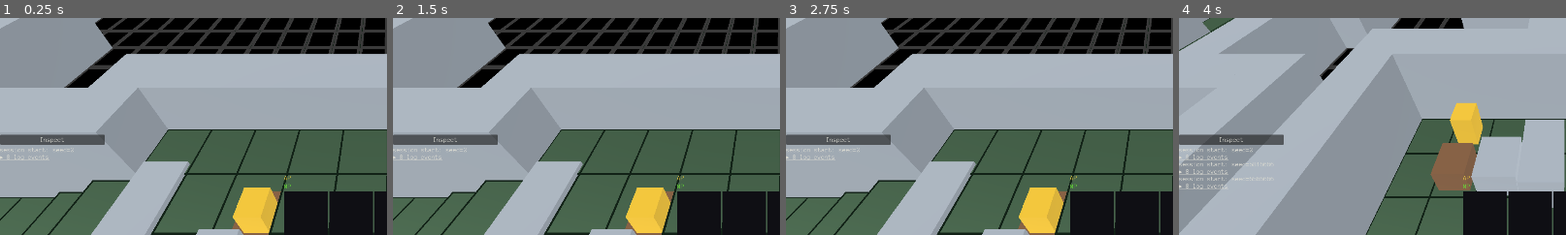
Above: before the commit, frames 1-4 (left to right).
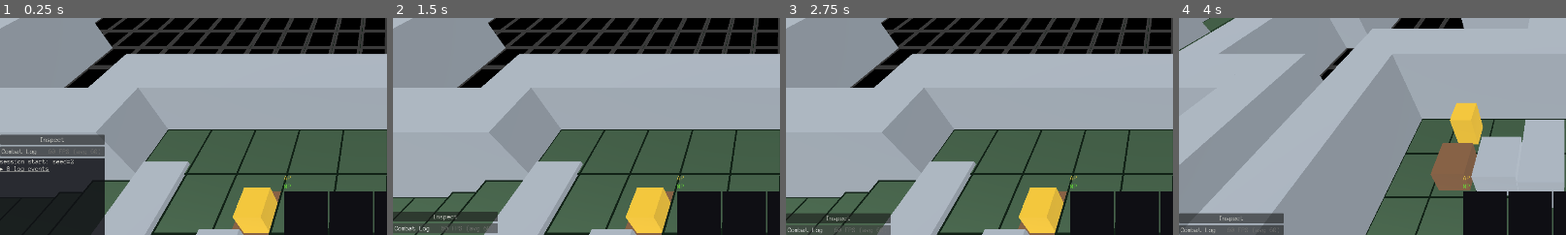
Above: after the commit, the same moments.

Repository: NotUserFriendly/HulkBreakers
Game: Godot game, scene res://src/view/battle_scene.tscn
The game is run twice, just before and just after one commit, with the same random seed, the same clock (stepped at 60 frames per second) and the same inputs.
Inputs (mouse positions are % of the whole screen's width and height, from its top left):
- Up to frame 1 (0.25 s): no input
- Up to frame 2 (1.5 s): click (7, 81) at 0.5 s, where only the run after the commit has a clickable "Combat Log"; click (7, 99) at 1.25 s, where only the run after the commit has a clickable "Combat Log"
- Up to frame 3 (2.75 s): click (7, 98) at 2 s, where only the run after the commit has a clickable "Combat Log"
- Up to frame 4 (4 s): click "New Battle" at 2.75 s; click "New Battle" at 3.5 s
The pictures show only the part of the screen within x 0-50%, y 50-100%; the shares and areas given below are measured in that part.

The runs differ from the first frame. In frame 1, 11% of the frame differs, in the area x 0-28%, y 58-100%; in frame 2, 3.6%; in frame 3, 3.7%; in frame 4, 4.6%.

Commit message:
Taskblock 41 Pass F: the combat log becomes a window, with a framerate on it
A session opener, not a definition of done — something concrete to react to.
CombatLogPanel: title bar reading "Combat Log", click to minimize, drag the bar
to resize vertically, a real background, scroll hand-off at the content's ends,
and a live FPS readout.

Everything with a real rule lives outside the chrome and is headlessly tested,
which is why there are no acceptance tests on the panel itself:
  - FpsMeter — instantaneous plus a rolling average over a TIME-bounded window,
    so one second means one second at 5 FPS and at 500 FPS alike. The average
    is frame count over elapsed time, not a mean of per-frame rates; the mean
    over-weights short frames and would read ~109 where the real rate is ~57,
    exactly when a hitch made it matter. Pinned in a test.
  - LogScrollHandoff — the wheel falls through to the camera at the ends of the
    content. The bottom is max_value - page, not max_value; getting that wrong
    makes the hand-off fire a page early and reads as the log refusing to
    scroll its last screenful.

docs/09 now records that FpsDumpSink and this readout are SUPPOSED to disagree
and must not be reconciled: the dump samples past the boundary hitch to answer
"is the game slow in general", the readout shows the hitch as it happens, and
the gap between them is the only signal distinguishing BR26.02 from BR27.09.

BR34.02 is answered structurally — the panel has a real background, so it is
honest about the space it occupies — but NOT closed. It is SUPERVISOR-owned.
The mouse-filter audit test needed teaching for this: its rule is "a Control
that renders NOTHING must not eat clicks", so it now recognises a script-
defined _gui_input override and a genuinely visible background, while still
catching an invisible container at STOP.

Two layout bugs found by RENDERING, neither visible to any headless assertion —
the gap docs/09 now describes: a PanelContainer sizes every child to fill, so
the readout stacked under the log instead of overlaying it; and
PRESET_TOP_RIGHT bakes offsets from a zero-width Label, so it then grew off the
panel and over the board. It ended up in the title bar, the one strip with no
content to collide with — at the panel's real width the body's top-right corner
is exactly where the first log line sits.

SpectatorOverlay deliberately still uses its own bare label; converting it is
part of the live iteration this pass exists to open, not a silent extra.

Suite 2183/2183 (2168 before; 15 new).

Diff:
--- /dev/null
+++ b/src/logic/fps_meter.gd
@@ -0,0 +1,87 @@
+class_name FpsMeter
+extends RefCounted
+
+## taskblock-41 Pass F: the arithmetic behind the on-screen FPS readout —
+## instantaneous AND a rolling average over a short window. Pure logic, no
+## SceneTree: there is no real framerate headless, but "given these frame
+## deltas, what does the readout say" is exactly the kind of rule that must be
+## testable without rendering (CLAUDE.md's own golden rule).
+##
+## ## This is SUPPOSED to disagree with `FpsDumpSink`
+## `FpsDumpSink` samples deliberately LATE — a fixed delay after `turn_start`,
+## past the turn-boundary hitch and into settled steady state — because it
+## answers "is the game slow in general," for CC to grep out of `combat.log`.
+## This answers the opposite question: it shows the hitch AS IT HAPPENS, for a
+## human watching the screen.
+##
+## **The divergence is intended and must not be reconciled.** When the two
+## agree, that is a positive indicator. When they disagree, the disagreement is
+## itself the clue — the gap between them measures transient cost that neither
+## number shows alone. Do not "fix" the discrepancy; see docs/09.
+
+## The rolling window, in seconds. One second is a reasonable starting point —
+## long enough to be readable, short enough that a real hitch still moves it.
+## Flagged and tunable (CLAUDE.md: never invent a final balance number).
+const DEFAULT_WINDOW_SECONDS := 1.0
+## A delta of zero (or worse) would divide by zero on the way to a frame rate.
+## Dropped rather than clamped: a zero-length frame is a measurement error, and
+## inventing a rate for it would quietly bias the average.
+const MIN_VALID_DELTA := 0.000001
+
+var window_seconds: float
+
+## Frame deltas inside the current window, oldest first, with their running
+## total kept alongside so `average()` never re-walks the whole window.
+var _deltas: Array[float] = []
+var _window_total := 0.0
+var _last_delta := 0.0
+
+
+func _init(p_window_seconds: float = DEFAULT_WINDOW_SECONDS) -> void:
+	window_seconds = p_window_seconds
+
+
+## Feeds one frame's delta. Deltas older than `window_seconds` fall out the
+## back, so the average always describes the last second of real time rather
+## than the last N frames — at 5 FPS and at 500 FPS it means the same thing.
+func sample(delta: float) -> void:
+	if delta < MIN_VALID_DELTA:
+		return
+	_last_delta = delta
+	_deltas.append(delta)
+	_window_total += delta
+	while _deltas.size() > 1 and _window_total - _deltas[0] >= window_seconds:
+		_window_total -= _deltas[0]
+		_deltas.remove_at(0)
+
+
+## The most recent frame's rate. This is the number that spikes on a hitch —
+## the whole reason a continuous readout exists alongside the dumps.
+func instantaneous() -> float:
+	return 0.0 if _last_delta < MIN_VALID_DELTA else 1.0 / _last_delta
+
+
+## Frames per second across the window: frame COUNT over elapsed time, not the
+## mean of per-frame rates. Those differ, and only this one is a frame rate —
+## averaging rates over-weights short frames and would read high exactly when
+## a hitch made it matter.
+func average() -> float:
+	if _deltas.is_empty() or _window_total < MIN_VALID_DELTA:
+		return 0.0
+	return _deltas.size() / _window_total
+
+
+func sample_count() -> int:
+	return _deltas.size()
+
+
+func reset() -> void:
+	_deltas.clear()
+	_window_total = 0.0
+	_last_delta = 0.0
+
+
+## What the readout draws. Both numbers, always — a single blended figure would
+## hide precisely the gap this is for.
+func readout_text() -> String:
+	return "%.0f FPS (avg %.0f)" % [instantaneous(), average()]
--- /dev/null
+++ b/src/logic/log_scroll_handoff.gd
@@ -0,0 +1,44 @@
+class_name LogScrollHandoff
+extends RefCounted
+
+## taskblock-41 Pass F: "scrolling while hovered scrolls the log; at the top or
+## bottom of the content it falls through to the camera rather than
+## dead-stopping."
+##
+## The threshold rule, split out from the panel so it is testable without a
+## scene tree, a mouse, or a camera — the panel does the plumbing, this decides.
+##
+## The failure this prevents is subtle: a panel that always consumes the wheel
+## turns "I scrolled to the bottom and kept scrolling" into a dead zone over
+## part of the screen, and the user's next instinct is that zoom is broken.
+
+## Scrolling UP means moving toward the START of the content.
+enum Direction { UP, DOWN }
+
+
+## True if the log itself should consume this wheel event; false if it should
+## fall through to whatever is behind it (the camera).
+##
+## `scroll_value` is the scrollbar's current position, `max_value` its maximum,
+## `page` the visible span (Godot's `ScrollBar.page` — the scrollbar reaches
+## `max_value - page` when it is at the bottom, NOT `max_value`, which is the
+## detail this rule exists to get right).
+static func consumes(
+	direction: Direction, scroll_value: float, max_value: float, page: float
+) -> bool:
+	# Content shorter than the viewport: there is nothing to scroll, so every
+	# wheel event belongs to the camera. Without this, a nearly-empty log would
+	# silently eat the wheel over its own rect.
+	if max_value <= page:
+		return false
+	if direction == Direction.UP:
+		return scroll_value > 0.0
+	return scroll_value < max_value - page
+
+
+## Convenience for the panel: reads the live scrollbar rather than making every
+## call site pull three numbers off it in the right order.
+static func consumes_scrollbar(direction: Direction, bar: ScrollBar) -> bool:
+	if bar == null:
+		return false
+	return consumes(direction, bar.value, bar.max_value, bar.page)
--- /dev/null
+++ b/src/view/combat_log_panel.gd
@@ -0,0 +1,186 @@
+class_name CombatLogPanel
+extends VBoxContainer
+
+## taskblock-41 Pass F: the combat log becomes a real window — a title bar, a
+## minimize toggle, drag-to-resize by the bar, a genuine background, scroll
+## hand-off at the content's ends, and a live FPS readout drawn over it.
+##
+## **This is a session opener, not a definition of done.** Window chrome is
+## normally settled by rapid back-and-forth with the supervisor rather than
+## spec'd up front, so this is deliberately something concrete to react to. The
+## numbers below are flagged starting positions, not decisions.
+##
+## Everything with a real rule lives outside this class and is unit-tested
+## headlessly — `LogScrollHandoff` decides the wheel, `FpsMeter` does the
+## arithmetic. What is left here is plumbing, which is why there are no
+## acceptance tests on the chrome itself.
+##
+## **BR34.02 is answered structurally, not closed.** That entry (SUPERVISOR-
+## owned) says one of two things must change: the log gets a visible background,
+## or its transparent region stops eating clicks. This gives it a real
+## background, so the panel is now honest about the space it occupies — but the
+## call is the supervisor's and CC does not close it.
+
+## Emitted on every minimize/restore, so a future layout can react to the
+## panel's own collapse without polling it.
+signal minimized_changed(is_minimized: bool)
+
+## Starting geometry. Flagged/tunable — resize is interactive anyway, so these
+## only set where it opens.
+const DEFAULT_HEIGHT := 220.0
+const MIN_HEIGHT := 64.0
+const MAX_HEIGHT := 640.0
+const TITLE_BAR_HEIGHT := 22.0
+const TITLE := "Combat Log"
+## The bar is the resize grip as well as the title, so it wants a little more
+## than a text row's worth of height to be an easy target.
+const BACKGROUND_ALPHA := 0.82
+
+## Drawn ON the panel rather than emitted INTO the stream: a per-frame FPS
+## event would drown the log it sits on (tb35 A1 already established the log is
+## for greppable dumps, not a continuous readout).
+const FPS_MARGIN := Vector2(8.0, 4.0)
+
+var log_label: RichTextLabel
+var title_bar: Button
+var fps_label: Label
+
+var _meter := FpsMeter.new()
+var _body: PanelContainer
+var _minimized := false
+var _dragging := false
+var _drag_start_y := 0.0
+var _drag_start_height := 0.0
+
+
+func _init() -> void:
+	custom_minimum_size = Vector2(0, DEFAULT_HEIGHT)
+	# The panel is a real, opaque-ish surface now, so it must take its own
+	# clicks — but only over the rect it actually draws. Children that render
+	# nothing still set IGNORE individually (the BR31.01/BR34.02 class of bug).
+	mouse_filter = Control.MOUSE_FILTER_STOP
+
+	title_bar = Button.new()
+	title_bar.text = TITLE
+	title_bar.custom_minimum_size = Vector2(0, TITLE_BAR_HEIGHT)
+	title_bar.alignment = HORIZONTAL_ALIGNMENT_LEFT
+	title_bar.focus_mode = Control.FOCUS_NONE
+	title_bar.tooltip_text = "Click to minimize/restore. Drag to resize."
+	title_bar.pressed.connect(toggle_minimized)
+	title_bar.gui_input.connect(_on_title_bar_input)
+	add_child(title_bar)
+
+	_body = PanelContainer.new()
+	_body.size_flags_vertical = Control.SIZE_EXPAND_FILL
+	var style := StyleBoxFlat.new()
+	style.bg_color = Color(
+		HulkTheme.BACKGROUND.r, HulkTheme.BACKGROUND.g, HulkTheme.BACKGROUND.b, BACKGROUND_ALPHA
+	)
+	_body.add_theme_stylebox_override("panel", style)
+	add_child(_body)
+
+	log_label = RichTextLabel.new()
+	# Preserved verbatim from the overlay this replaced — RTL layout puts the
+	# scrollbar on the left so it never overlaps the text, and autowrap stays
+	# OFF ("scrollable and not word wrapping", runNotes.md).
+	log_label.layout_direction = Control.LAYOUT_DIRECTION_RTL
+	log_label.scroll_following = true
+	log_label.autowrap_mode = TextServer.AUTOWRAP_OFF
+	log_label.mouse_filter = Control.MOUSE_FILTER_STOP
+	_body.add_child(log_label)
+
+	# In the TITLE BAR, right-aligned — not over the log body. Rendering it
+	# revealed the obvious-in-hindsight problem: at this panel's real width the
+	# body's top-right corner is exactly where the first log line sits, so the
+	# readout printed straight through the text. The bar is the one strip of
+	# this panel with no content to collide with. `MOUSE_FILTER_IGNORE` keeps
+	# the click-to-minimize and drag-to-resize on the bar underneath it.
+	#
+	# Anchored right and grown LEFTWARD rather than via `PRESET_TOP_RIGHT`:
+	# that preset bakes offsets from the control's minimum size, zero for a
+	# Label with no text yet, so the readout grew rightward off the panel and
+	# over the board instead. Both of these were found by rendering; neither was
+	# visible to any headless assertion.
+	fps_label = Label.new()
+	fps_label.mouse_filter = Control.MOUSE_FILTER_IGNORE
+	fps_label.anchor_left = 1.0
+	fps_label.anchor_right = 1.0
+	fps_label.anchor_top = 0.0
+	fps_label.anchor_bottom = 1.0
+	fps_label.offset_right = -FPS_MARGIN.x
+	fps_label.grow_horizontal = Control.GROW_DIRECTION_BEGIN
+	fps_label.vertical_alignment = VERTICAL_ALIGNMENT_CENTER
+	fps_label.add_theme_color_override("font_color", HulkTheme.DIM)
+	title_bar.add_child(fps_label)
+
+
+func _ready() -> void:
+	var style := StyleBoxFlat.new()
+	style.bg_color = Color.TRANSPARENT
+	style.content_margin_left = log_label.get_v_scroll_bar().get_combined_minimum_size().x
+	log_label.add_theme_stylebox_override("normal", style)
+
+
+func _process(delta: float) -> void:
+	_meter.sample(delta)
+	fps_label.text = _meter.readout_text()
+
+
+func is_minimized() -> bool:
+	return _minimized
+
+
+## Collapses to just the title bar, so the log can be got out of the way
+## without losing where it is or what it says.
+func toggle_minimized() -> void:
+	_minimized = not _minimized
+	_body.visible = not _minimized
+	custom_minimum_size.y = TITLE_BAR_HEIGHT if _minimized else _drag_start_height_or_default()
+	minimized_changed.emit(_minimized)
+
+
+func _drag_start_height_or_default() -> float:
+	return DEFAULT_HEIGHT if _drag_start_height <= 0.0 else _drag_start_height
+
+
+## Drag the title bar to resize vertically. Deliberately drag-on-the-bar rather
+## than a separate grip: the bar is already the one part of this panel with no
+## content to occlude.
+func _on_title_bar_input(event: InputEvent) -> void:
+	if event is InputEventMouseButton:
+		var button := event as InputEventMouseButton
+		if button.button_index != MOUSE_BUTTON_LEFT:
+			return
+		_dragging = button.pressed
+		if _dragging:
+			_drag_start_y = button.global_position.y
+			_drag_start_height = custom_minimum_size.y
+	elif event is InputEventMouseMotion and _dragging and not _minimized:
+		var motion := event as InputEventMouseMotion
+		# The panel is anchored at the BOTTOM of its column, so dragging the bar
+		# UP (a decreasing y) must make it taller.
+		var delta_y: float = _drag_start_y - motion.global_position.y
+		custom_minimum_size.y = clampf(_drag_start_height + delta_y, MIN_HEIGHT, MAX_HEIGHT)
+
+
+## "Scrolling while hovered scrolls the log; at the top or bottom of the
+## content it falls through to the camera rather than dead-stopping." The
+## threshold itself is `LogScrollHandoff`, headlessly tested — this only
+## decides whether to mark the event handled.
+func _gui_input(event: InputEvent) -> void:
+	if event is not InputEventMouseButton:
+		return
+	var button := event as InputEventMouseButton
+	if not button.pressed:
+		return
+	var direction: LogScrollHandoff.Direction
+	if button.button_index == MOUSE_BUTTON_WHEEL_UP:
+		direction = LogScrollHandoff.Direction.UP
+	elif button.button_index == MOUSE_BUTTON_WHEEL_DOWN:
+		direction = LogScrollHandoff.Direction.DOWN
+	else:
+		return
+	if _minimized:
+		return
+	if LogScrollHandoff.consumes_scrollbar(direction, log_label.get_v_scroll_bar()):
+		accept_event()
--- a/src/view/overlays/squad_control_overlay.gd
+++ b/src/view/overlays/squad_control_overlay.gd
@@ -294,22 +294,14 @@
 	# natively, no per-frame re-assertion. The matching left content margin
 	# below (the scrollbar's own width) stops it from overlapping even the
 	# shared "[T0/TACTICS]" prefix every line starts with.
-	var log_label := RichTextLabel.new()
-	log_label.layout_direction = Control.LAYOUT_DIRECTION_RTL
-	log_label.custom_minimum_size = Vector2(0, 220)
-	log_label.scroll_following = true
-	# runNotes.md: "log needs to both be scrollable and not word wrapping" —
-	# scroll_following/scroll_active above already provide the first half;
-	# this is the actual fix for the second (autowrap defaults to wrapping
-	# at the word boundary, which is what was cutting long lines across
-	# multiple visual rows).
-	log_label.autowrap_mode = TextServer.AUTOWRAP_OFF
-	left_layout.add_child(log_label)
-	var log_style := StyleBoxFlat.new()
-	log_style.bg_color = Color.TRANSPARENT
-	log_style.content_margin_left = log_label.get_v_scroll_bar().get_combined_minimum_size().x
-	log_label.add_theme_stylebox_override("normal", log_style)
-	log_sink = HierarchicalUiSink.new(log_label)
+	# taskblock-41 Pass F: the log is a real window now — title bar, minimize,
+	# drag-to-resize, a genuine background, scroll hand-off at the content's
+	# ends, and a live FPS readout over it. Everything that used to be set on a
+	# bare RichTextLabel here moved into `CombatLogPanel` verbatim (RTL layout
+	# so the scrollbar never overlaps the text, autowrap off, scroll-following).
+	var log_panel := CombatLogPanel.new()
+	left_layout.add_child(log_panel)
+	log_sink = HierarchicalUiSink.new(log_panel.log_label)
 
 	# runNotes.md follow-up: same MOUSE_FILTER_IGNORE fix as left_half — this
 	# still spans the right half (controls_label and bottom_right anchor to
--- /dev/null
+++ b/test/unit/logic/test_fps_meter.gd
@@ -0,0 +1,100 @@
+extends GutTest
+
+## taskblock-41 Pass F: there is no real framerate headless, but "given these
+## frame deltas, what does the readout say" is ordinary arithmetic and belongs
+## in a test rather than on screen only.
+
+
+func test_instantaneous_is_the_last_frames_own_rate() -> void:
+	var meter := FpsMeter.new()
+	meter.sample(1.0 / 60.0)
+	assert_almost_eq(meter.instantaneous(), 60.0, 0.01)
+
+	meter.sample(1.0 / 10.0)
+	assert_almost_eq(meter.instantaneous(), 10.0, 0.01, "the hitch shows immediately")
+
+
+## The average is frame COUNT over elapsed time, not the mean of per-frame
+## rates. Averaging rates over-weights short frames and would read high exactly
+## when a hitch made it matter — so this pins the difference explicitly.
+func test_the_average_is_a_real_frame_rate_not_a_mean_of_rates() -> void:
+	var meter := FpsMeter.new()
+	# Nine 120 FPS frames and one 10 FPS frame: 9/120 + 1/10 = 0.175s for 10
+	# frames, so ~57 FPS. The mean of the RATES would be ~109 — nearly double,
+	# and wrong.
+	for _i in range(9):
+		meter.sample(1.0 / 120.0)
+	meter.sample(1.0 / 10.0)
+
+	assert_almost_eq(meter.average(), 57.14, 0.5)
+	assert_true(meter.average() < 70.0, "a mean-of-rates would read ~109 here")
+
+
+func test_samples_older_than_the_window_fall_out() -> void:
+	var meter := FpsMeter.new(1.0)
+	# Two seconds of 100 FPS frames; only the last second may count.
+	for _i in range(200):
+		meter.sample(0.01)
+
+	assert_almost_eq(meter.average(), 100.0, 1.0)
+	assert_true(meter.sample_count() <= 101, "the window is time-bounded, not frame-bounded")
+
+
+## At 5 FPS and at 500 FPS a one-second window must still mean one second.
+func test_the_window_is_time_bounded_at_wildly_different_frame_rates() -> void:
+	var slow := FpsMeter.new(1.0)
+	for _i in range(20):
+		slow.sample(0.2)  # 5 FPS, 4 seconds of it
+	assert_almost_eq(slow.average(), 5.0, 0.5)
+	assert_true(slow.sample_count() <= 6, "one second at 5 FPS is ~5 frames")
+
+	var fast := FpsMeter.new(1.0)
+	for _i in range(2000):
+		fast.sample(0.002)  # 500 FPS
+	assert_almost_eq(fast.average(), 500.0, 5.0)
+
+
+## A zero delta would divide by zero on the way to a rate. Dropped rather than
+## clamped: inventing a rate for a zero-length frame biases the average.
+func test_a_zero_or_negative_delta_is_dropped_not_clamped() -> void:
+	var meter := FpsMeter.new()
+	meter.sample(1.0 / 60.0)
+	var before: float = meter.average()
+
+	meter.sample(0.0)
+	meter.sample(-1.0)
+
+	assert_eq(meter.sample_count(), 1, "neither bogus sample was recorded")
+	assert_almost_eq(meter.average(), before, 0.001)
+	assert_almost_eq(meter.instantaneous(), 60.0, 0.01, "and the last VALID frame still stands")
+
+
+func test_a_meter_with_no_samples_reports_zero_rather_than_dividing_by_zero() -> void:
+	var meter := FpsMeter.new()
+	assert_eq(meter.instantaneous(), 0.0)
+	assert_eq(meter.average(), 0.0)
+	assert_eq(meter.sample_count(), 0)
+
+
+## Both numbers are always shown. A single blended figure would hide exactly
+## the gap between "right now" and "over the last second" that the readout
+## exists to expose.
+func test_the_readout_always_shows_both_numbers() -> void:
+	var meter := FpsMeter.new()
+	for _i in range(30):
+		meter.sample(1.0 / 60.0)
+	meter.sample(1.0 / 4.0)
+
+	var text: String = meter.readout_text()
+	assert_true(text.find("4 FPS") != -1, "the instantaneous hitch: %s" % text)
+	assert_true(text.find("avg") != -1, "and the rolling average alongside it: %s" % text)
+
+
+func test_reset_clears_the_window() -> void:
+	var meter := FpsMeter.new()
+	for _i in range(10):
+		meter.sample(1.0 / 60.0)
+	meter.reset()
+
+	assert_eq(meter.sample_count(), 0)
+	assert_eq(meter.average(), 0.0)
--- /dev/null
+++ b/test/unit/logic/test_log_scroll_handoff.gd
@@ -0,0 +1,63 @@
+extends GutTest
+
+## taskblock-41 Pass F: the scroll hand-off threshold. A panel that always
+## consumes the wheel turns "I scrolled to the bottom and kept scrolling" into
+## a dead zone over part of the screen, and the next thing the player concludes
+## is that zoom is broken.
+
+const UP := LogScrollHandoff.Direction.UP
+const DOWN := LogScrollHandoff.Direction.DOWN
+
+
+func test_mid_content_the_log_takes_the_wheel_in_both_directions() -> void:
+	assert_true(LogScrollHandoff.consumes(UP, 50.0, 200.0, 100.0))
+	assert_true(LogScrollHandoff.consumes(DOWN, 50.0, 200.0, 100.0))
+
+
+func test_at_the_top_scrolling_up_falls_through_but_down_still_scrolls() -> void:
+	assert_false(LogScrollHandoff.consumes(UP, 0.0, 200.0, 100.0), "nothing above — hand off")
+	assert_true(LogScrollHandoff.consumes(DOWN, 0.0, 200.0, 100.0), "but there is content below")
+
+
+## The bottom is `max_value - page`, not `max_value` — a scrollbar never
+## reaches its own max_value. Getting this wrong makes the hand-off fire a
+## page early, which reads as the log refusing to scroll the last screenful.
+func test_at_the_bottom_scrolling_down_falls_through_but_up_still_scrolls() -> void:
+	assert_false(LogScrollHandoff.consumes(DOWN, 100.0, 200.0, 100.0), "nothing below — hand off")
+	assert_true(LogScrollHandoff.consumes(UP, 100.0, 200.0, 100.0))
+
+
+func test_one_line_short_of_the_bottom_still_belongs_to_the_log() -> void:
+	assert_true(
+		LogScrollHandoff.consumes(DOWN, 99.0, 200.0, 100.0),
+		"the bottom is max_value - page (100), so 99 is still inside the content"
+	)
+
+
+## A nearly-empty log has nothing to scroll, so every wheel event is the
+## camera's — otherwise it silently eats the wheel over its own rect.
+func test_content_shorter_than_the_viewport_never_consumes() -> void:
+	assert_false(LogScrollHandoff.consumes(UP, 0.0, 40.0, 100.0))
+	assert_false(LogScrollHandoff.consumes(DOWN, 0.0, 40.0, 100.0))
+	assert_false(LogScrollHandoff.consumes(DOWN, 0.0, 100.0, 100.0), "exactly full is still full")
+
+
+func test_a_null_scrollbar_hands_off_rather_than_crashing() -> void:
+	assert_false(LogScrollHandoff.consumes_scrollbar(DOWN, null))
+
+
+## Read against a real ScrollBar, not a second copy of the same arithmetic.
+func test_it_reads_a_real_scrollbar_the_same_way() -> void:
+	var bar := VScrollBar.new()
+	autofree(bar)
+	bar.min_value = 0.0
+	bar.max_value = 200.0
+	bar.page = 100.0
+	bar.value = 0.0
+
+	assert_false(LogScrollHandoff.consumes_scrollbar(UP, bar), "at the top")
+	assert_true(LogScrollHandoff.consumes_scrollbar(DOWN, bar))
+
+	bar.value = bar.max_value - bar.page
+	assert_true(LogScrollHandoff.consumes_scrollbar(UP, bar))
+	assert_false(LogScrollHandoff.consumes_scrollbar(DOWN, bar), "at the bottom")
--- a/test/unit/view/test_battle_scene_input.gd
+++ b/test/unit/view/test_battle_scene_input.gd
@@ -188,6 +188,27 @@
 ## deliberately wired for hover is exactly as "genuinely interactive" as
 ## one wired for clicks; only an UNWIRED Control defaulting to STOP by
 ## accident is the bug this test exists to catch.
+## taskblock-41 Pass F (BR34.02): the rule this test enforces is "a Control
+## that renders NOTHING must not eat clicks" — the invisible-panel failure
+## BR31.01/BR34.02 are all instances of. A Control drawing a real, opaque
+## background is the opposite case: it visibly occupies that space, so blocking
+## clicks over it is honest rather than a bug. `CombatLogPanel`'s own body is
+## exactly that, and is the direct answer to BR34.02's "one of the two must
+## change."
+##
+## Deliberately checks the actual style box rather than trusting a type: a
+## PanelContainer with a transparent override still renders nothing and must
+## still be caught.
+func _draws_a_visible_background(control: Control) -> bool:
+	for style_name: String in ["panel", "normal"]:
+		if not control.has_theme_stylebox_override(style_name):
+			continue
+		var box: StyleBox = control.get_theme_stylebox(style_name)
+		if box is StyleBoxFlat and (box as StyleBoxFlat).bg_color.a > 0.0:
+			return true
+	return false
+
+
 func _scan_for_stop_filters(node: Node, offenders: Array[String]) -> void:
 	if node is Control:
 		var control := node as Control
@@ -198,9 +219,19 @@
 			or control is ScrollBar
 			or control.gui_input.get_connections().size() > 0
 			or control.mouse_entered.get_connections().size() > 0
+			# taskblock-41 Pass F: a script that OVERRIDES `_gui_input` is
+			# handling input just as really as one that connects the signal —
+			# `CombatLogPanel` decides the scroll hand-off that way. The
+			# connection count cannot see a virtual override, so ask the script.
+			or (control.get_script() != null and control.has_method("_gui_input"))
 		)
 		var is_log: bool = control is RichTextLabel and (control as RichTextLabel).scroll_following
-		if not interactive and not is_log and control.mouse_filter == Control.MOUSE_FILTER_STOP:
+		if (
+			not interactive
+			and not is_log
+			and not _draws_a_visible_background(control)
+			and control.mouse_filter == Control.MOUSE_FILTER_STOP
+		):
 			offenders.append("%s (%s)" % [control.name, control.get_class()])
 	for child: Node in node.get_children():
 		_scan_for_stop_filters(child, offenders)
Not shown, added: src/logic/fps_meter.gd.uid
Not shown, added: src/logic/log_scroll_handoff.gd.uid
Not shown, added: src/view/combat_log_panel.gd.uid
Not shown, added: test/unit/logic/test_fps_meter.gd.uid
Not shown, added: test/unit/logic/test_log_scroll_handoff.gd.uid
Not shown, changed: docs/09-checkpoints-and-logging.md
